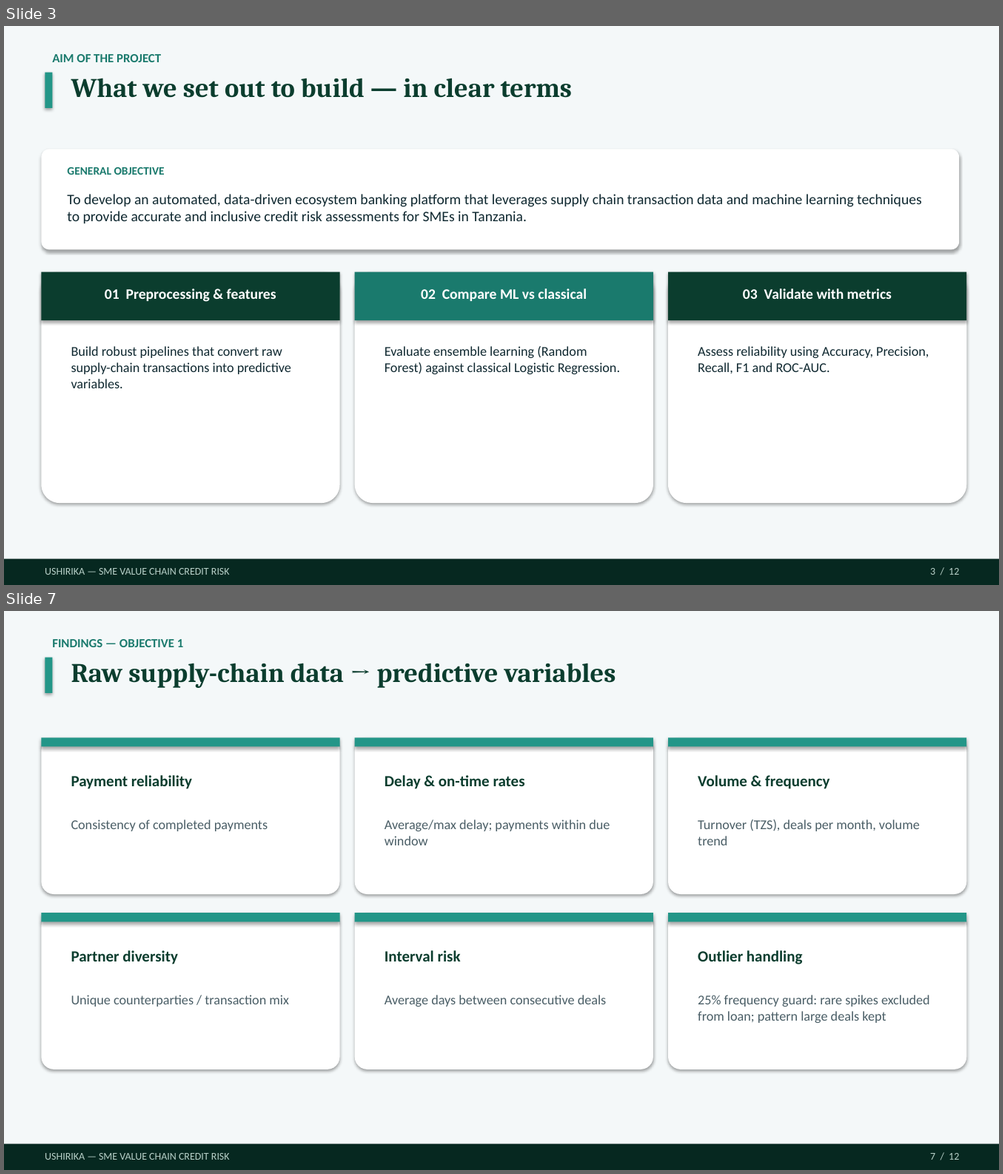
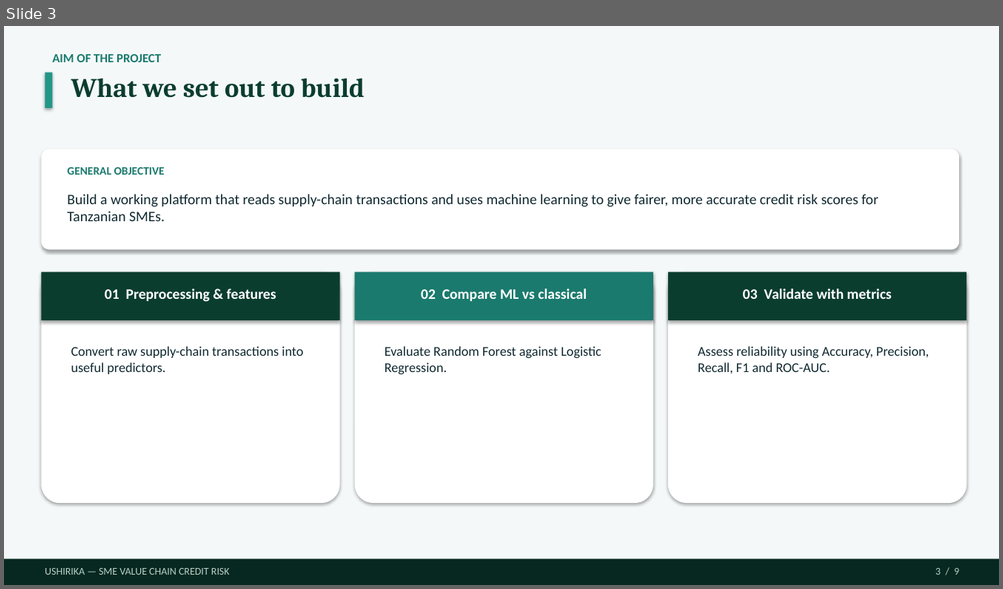
Before and after one commit to Dmmkuliku/ushirika-sme-credit, a slide deck: Presentation/Ushirika_Group15_Defence_v13.pptx. Shown one above the other, each under a label of ours: slides 3 and 7 before the commit, slide 3 after it; the slides between them are not shown. The pictures are 1003x1174 and 1003x589 pixels, drawn with LibreOffice and Linux fonts; fonts in the diff are those of the drawing. Boxes give left, top, right and bottom in pixels: in the first picture for what was removed or moved away, otherwise in the second. Text is boxed around its words. In the diff, an @@ line names an element or a change of style, - is before the commit and + after.

```diff
--- a/Presentation/Ushirika_Group15_Defence_v13.pptx
+++ b/Presentation/Ushirika_Group15_Defence_v13.pptx
@@ slide 7 removed at (x1=4, y1=611, x2=999, y2=1170), background #FFFFFF @@
@@ rectangle removed at (x1=4, y1=611, x2=999, y2=1170) @@
@@ text removed at (x1=52, y1=639, x2=183, y2=647) @@
-FINDINGS — OBJECTIVE 1
@@ rectangle removed at (x1=45, y1=658, x2=53, y2=693) @@
@@ text removed at (x1=71, y1=663, x2=616, y2=688) @@
-Raw supply-chain data → predictive variables
@@ rounded rectangle removed at (x1=41, y1=738, x2=340, y2=894) @@
@@ rectangle removed at (x1=41, y1=738, x2=340, y2=747) @@
@@ rounded rectangle removed at (x1=355, y1=738, x2=653, y2=894) @@
@@ rectangle removed at (x1=355, y1=738, x2=653, y2=747) @@
@@ rounded rectangle removed at (x1=668, y1=738, x2=967, y2=894) @@
@@ rectangle removed at (x1=668, y1=738, x2=967, y2=747) @@
@@ text removed at (x1=71, y1=775, x2=192, y2=789) @@
-Payment reliability
@@ text removed at (x1=384, y1=775, x2=525, y2=789) @@
-Delay & on-time rates
@@ text removed at (x1=697, y1=775, x2=829, y2=789) @@
-Volume & frequency
@@ text removed at (x1=71, y1=820, x2=267, y2=832) @@
-Consistency of completed payments
@@ text removed at (x1=384, y1=820, x2=609, y2=846) @@
-Average/max delay; payments within due window
@@ text removed at (x1=697, y1=820, x2=919, y2=846) @@
-Turnover (TZS), deals per month, volume trend
@@ rounded rectangle removed at (x1=41, y1=913, x2=340, y2=1070) @@
@@ rectangle removed at (x1=41, y1=913, x2=340, y2=922) @@
@@ rounded rectangle removed at (x1=355, y1=913, x2=653, y2=1070) @@
@@ rectangle removed at (x1=355, y1=913, x2=653, y2=922) @@
@@ rounded rectangle removed at (x1=668, y1=913, x2=967, y2=1070) @@
@@ rectangle removed at (x1=668, y1=913, x2=967, y2=922) @@
@@ text removed at (x1=71, y1=951, x2=178, y2=965) @@
-Partner diversity
@@ text removed at (x1=384, y1=951, x2=461, y2=962) @@
-Interval risk
@@ text removed at (x1=697, y1=951, x2=802, y2=965) @@
-Outlier handling
@@ text removed at (x1=71, y1=995, x2=289, y2=1007) @@
-Unique counterparties / transaction mix
@@ text removed at (x1=384, y1=995, x2=606, y2=1007) @@
-Average days between consecutive deals
@@ text removed at (x1=697, y1=995, x2=930, y2=1023) @@
-25% frequency guard: rare spikes excluded from loan; pattern large deals kept
@@ rectangle removed at (x1=4, y1=1145, x2=999, y2=1170) @@
@@ text removed at (x1=45, y1=1153, x2=230, y2=1160) @@
-USHIRIKA — SME VALUE CHAIN CREDIT RISK
@@ text removed at (x1=930, y1=1153, x2=959, y2=1160) @@
-7 / 12
@@ slide 3 changed as well @@
@@ text at (x1=71, y1=78, x2=364, y2=98): text changed @@
-What we set out to build — in clear terms
+What we set out to build
@@ text at (x1=67, y1=194, x2=878, y2=221): text changed @@
-To develop an automated, data-driven ecosystem banking platform that leverages supply chain transaction data and machine learning techniques to provide accurate and inclusive credit risk assessments for SMEs in Tanzania.
+Build a working platform that reads supply-chain transactions and uses machine learning to give fairer, more accurate credit risk scores for Tanzanian SMEs.
@@ text at (x1=71, y1=346, x2=303, y2=375): text changed @@
-Build robust pipelines that convert raw supply-chain transactions into predictive variables.
+Convert raw supply-chain transactions into useful predictors.
@@ text at (x1=384, y1=346, x2=601, y2=375): text changed @@
-Evaluate ensemble learning (Random Forest) against classical Logistic Regression.
+Evaluate Random Forest against Logistic Regression.
@@ text at (x1=935, y1=568, x2=959, y2=575): text changed @@
-3 / 12
+3 / 9
```
Also in this commit, not shown: 6 other slides changed, 2 slides added, 4 other slides removed, 3 other files.
